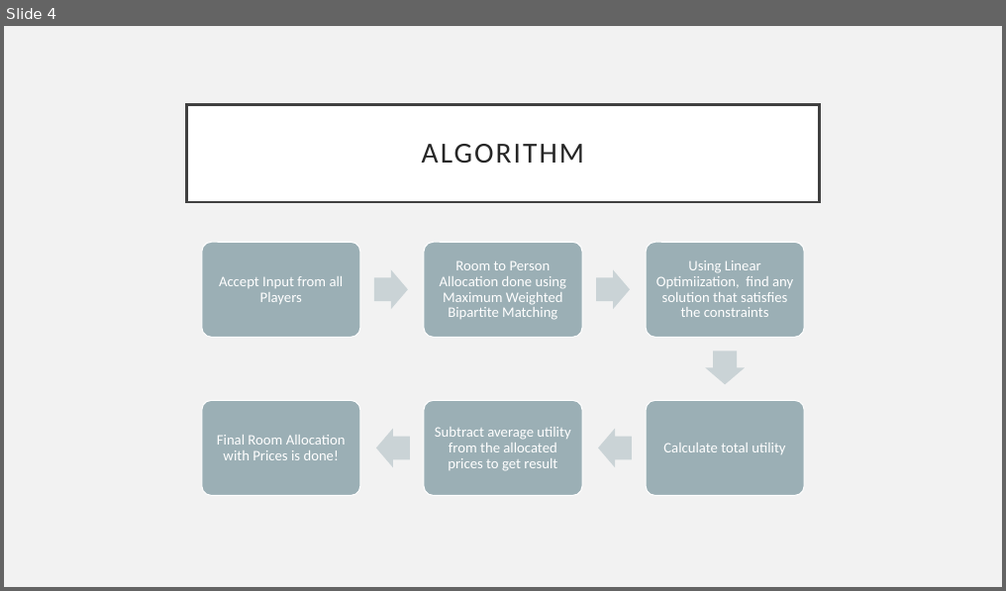
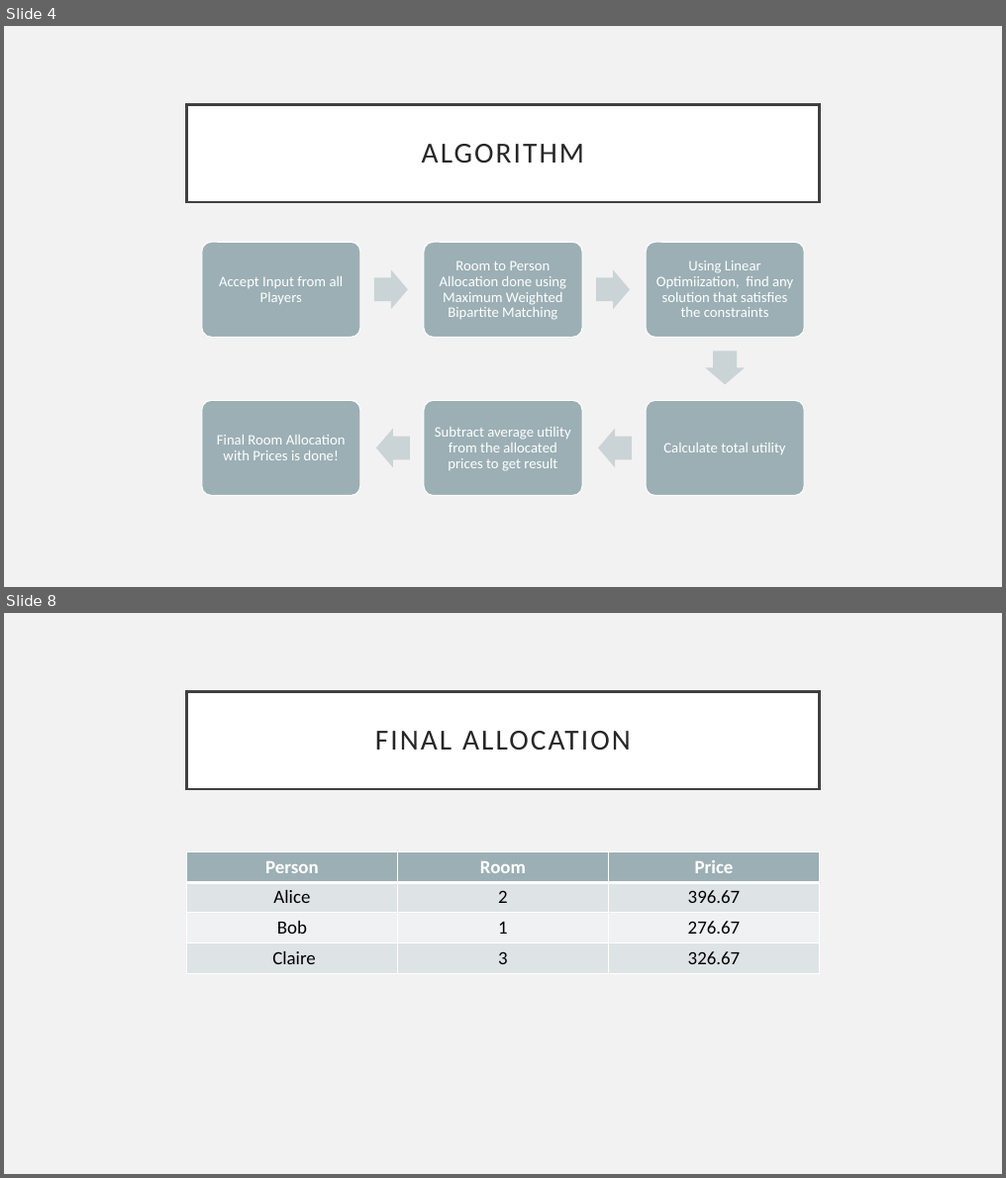
Before and after one commit to tanvinerkar/fair-rent-division, a slide deck: final-ppt.pptx. Shown one above the other, each under a label of ours: slide 4 before the commit, slides 4 and 8 after it; the slides between them are not shown. The pictures are 1006x591 and 1006x1178 pixels, drawn with LibreOffice and Linux fonts; fonts in the diff are those of the drawing. Boxes give left, top, right and bottom in pixels: in the first picture for what was removed or moved away, otherwise in the second. Text is boxed around its words. In the diff, an @@ line names an element or a change of style, - is before the commit and + after.

```diff
--- a/final-ppt.pptx
+++ b/final-ppt.pptx
@@ slide 8 added at box(4, 613, 1002, 1174), background #F2F2F2 @@
@@ title added at box(187, 691, 819, 789), fill #FFFFFF, outline #404040 2.5 pt, 28 pt, text #262626 @@
+FINAL ALLOCATION
@@ table added at box(187, 852, 820, 973), 4 rows, 3 columns @@
+Person | Room | Price
+Alice | 2 | 396.67
+Bob | 1 | 276.67
+Claire | 3 | 326.67
```
Also in this commit, not shown: 1 slide changed, 3 other slides added, 5 other files.
